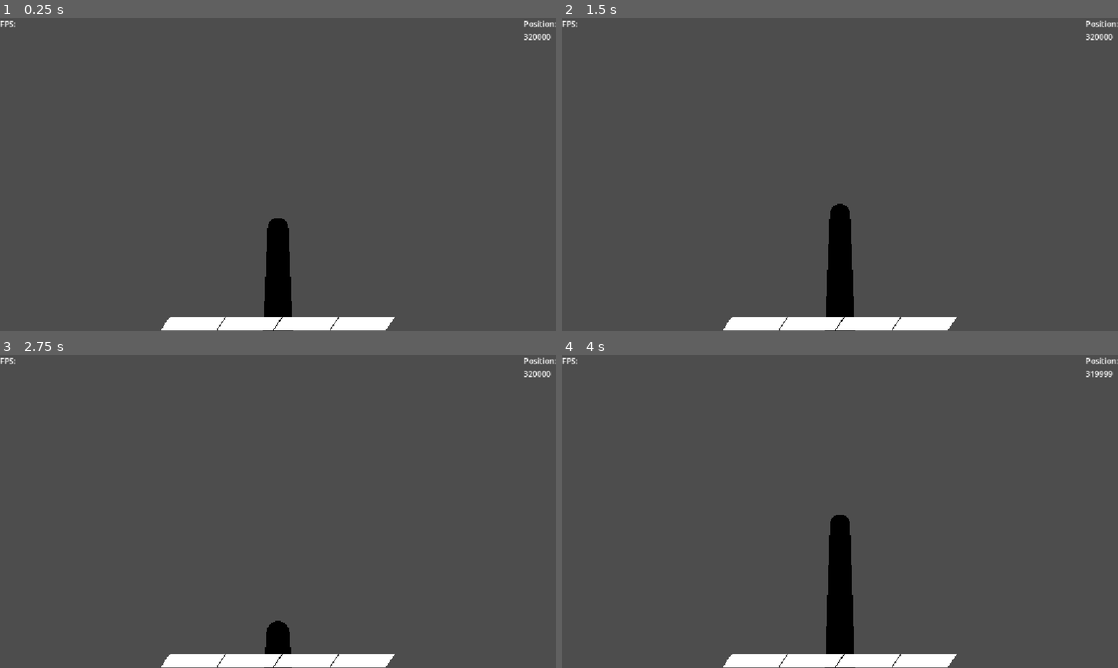
Above: before the commit, frames 1-4 (two rows, left to right).
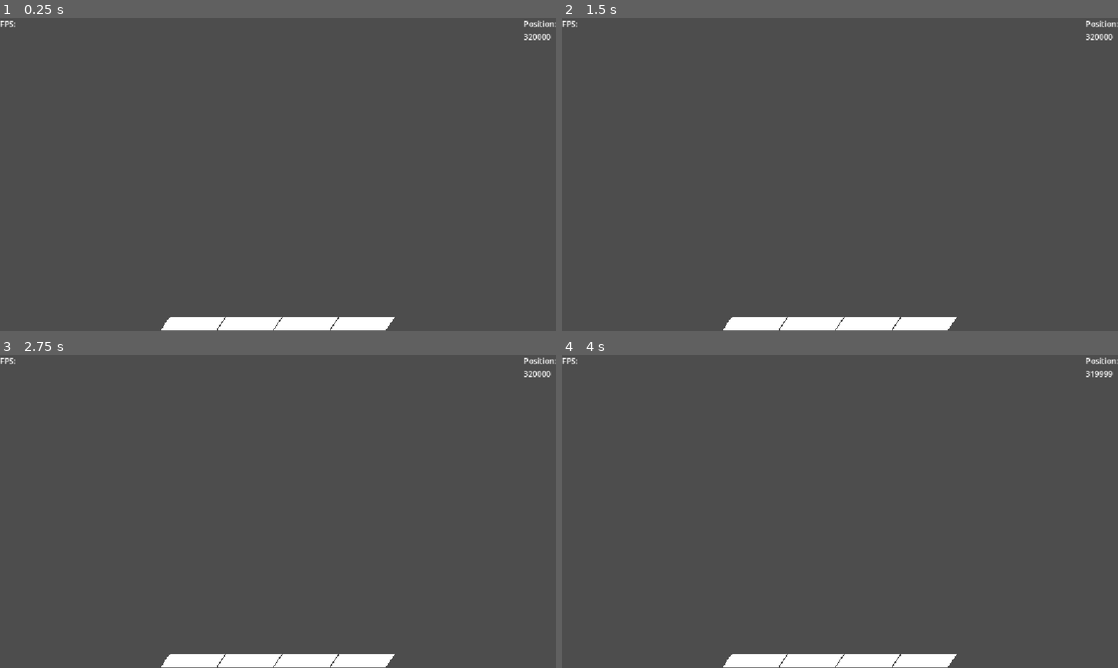
Above: after the commit, the same moments.

Repository: yeet230/multiplayer-base
Game: Godot game, scene res://Scenes/3D/Actors/Player/Player.tscn
Same seed, same stepped clock (60 frames per second), same inputs: the game is played once before the commit and once after it. This scene is started directly instead of the project's main scene.
Inputs (mouse positions are in pixels of both pictures, inside the frame that each line leads up to):
- Up to frame 1 (0.25 s): no input
- Up to frame 2 (1.5 s): tap Enter (ui_accept) at 0.5, 1.25 s; move the mouse to (962, 158) at 0.52 s; hold D (right) 0.53-1.28 s; hold Right mouse button (aim) 0.53-1.28 s; tap Space (jump) at 0.77 s; move the mouse to (728, 190) at 1.27 s; hold S (backward) from 1.28 s (still down); tap V (melee) at 1.35 s
- Up to frame 3 (2.75 s): tap Space (jump) at 1.52 s; tap Enter (ui_accept) at 2 s; move the mouse to (333, 442) at 2.02 s; release S (backward) at 2.03 s; hold D (right) from 2.03 s (still down); tap 1 (primary) at 2.1 s
- Up to frame 4 (4 s): tap Enter (ui_accept) at 2.75, 3.5 s; move the mouse to (812, 574) at 2.77 s; release D (right) at 2.78 s; hold W (forward) 2.78-3.53 s; tap 2 (secondary) at 2.85 s; tap Space (jump) at 3.02, 3.77 s; move the mouse to (1006, 558) at 3.52 s; hold A (left) from 3.53 s (still down); click (1006, 558) at 3.6 s

The runs differ from the first frame. In frame 1, 1.4% of the frame differs, in the area x 47-53%, y 64-100%; in frame 2, 1.6%; in frame 3, 0.4%; in frame 4, 1.9%, in the area x 47-53%, y 51-100%.
Error in both runs: Invalid assignment of property or key 'UIHandler' with value of type 'Panel (PlayerUICommandHandler.gd)' on a base object of type 'Nil'. (res://Scripts/Actors/…

Commit message:
remove theo's dih

Diff:
--- a/Scenes/3D/Actors/Player/Player.tscn
+++ b/Scenes/3D/Actors/Player/Player.tscn
@@ -10,10 +10,6 @@
 [sub_resource type="CapsuleShape3D" id="CapsuleShape3D_g7fu1"]
 
 [sub_resource type="CapsuleMesh" id="CapsuleMesh_g7fu1"]
-
-[sub_resource type="CapsuleMesh" id="CapsuleMesh_xkto7"]
-radius = 0.05
-height = 1.8227539
 
 [sub_resource type="SceneReplicationConfig" id="SceneReplicationConfig_urwc2"]
 properties/0/path = NodePath(".:position")
@@ -59,10 +55,6 @@
 [node name="MeshInstance3D" type="MeshInstance3D" parent="CollisionShape3D" unique_id=444635634]
 mesh = SubResource("CapsuleMesh_g7fu1")
 
-[node name="MeshInstance3D2" type="MeshInstance3D" parent="CollisionShape3D" unique_id=2062605490]
-transform = Transform3D(1, 0, 0, 0, -0.69797665, -0.71612054, 0, 0.71612054, -0.69797665, 0, -0.25729436, -0.6043469)
-mesh = SubResource("CapsuleMesh_xkto7")
-
 [node name="VisionManager" type="Node3D" parent="." unique_id=642591304 node_paths=PackedStringArray("localPlayer", "cameraList", "playerHead")]
 transform = Transform3D(1, 0, 0, 0, 1, 0, 0, 0, 1, 0, 1.6, -0.24823397)
 script = ExtResource("4_lk4yj")
